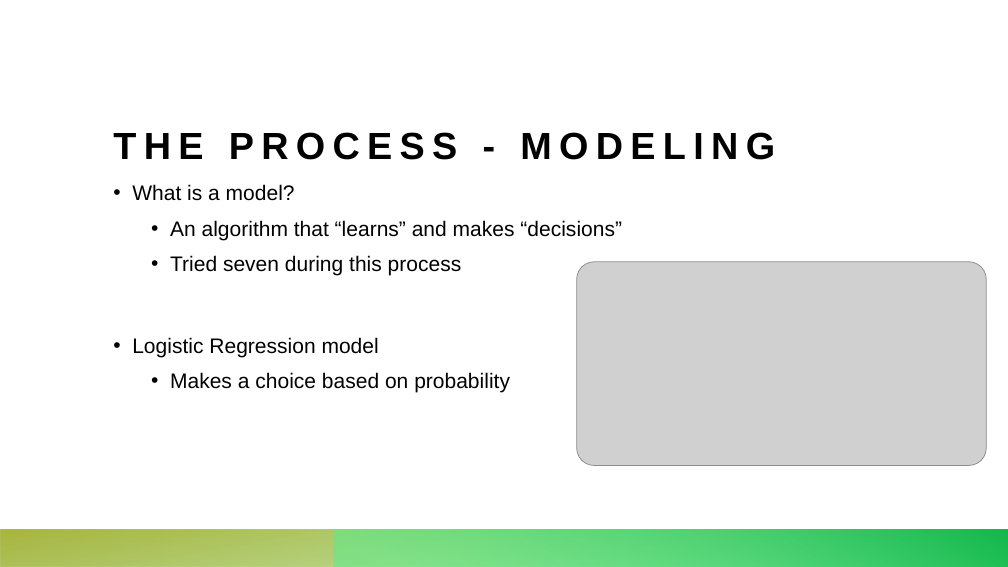
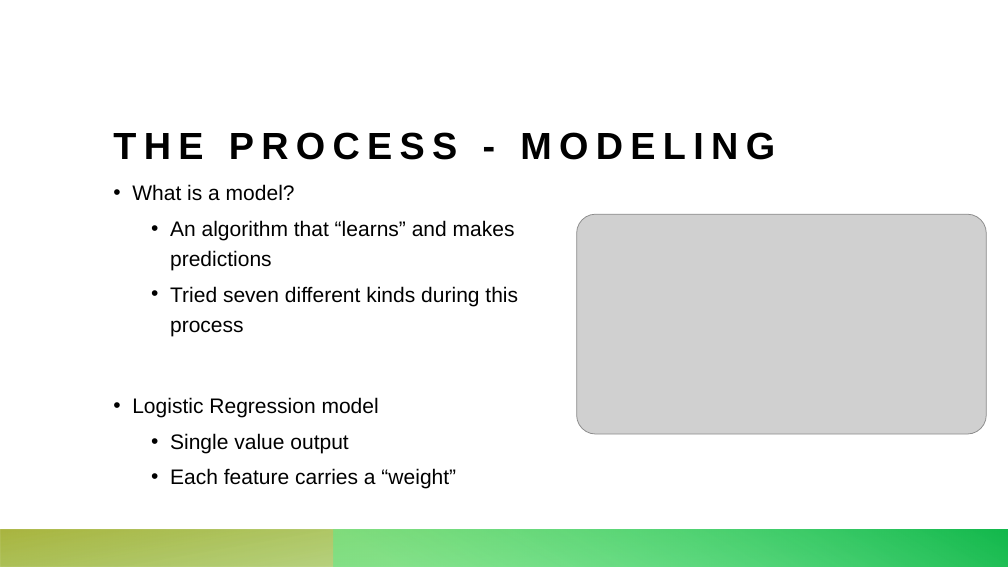
Before and after one commit to dfuller22/UFC_Fight_Predictor, a slide deck: slide 5 of Mod3.2_Proj_Exec.pptx. Drawn at 1008x567 pixels with LibreOffice and Linux fonts; fonts in the diff are those of the drawing; grey boxes stand for pictures. Boxes give left, top, right and bottom in pixels: in the first picture for what was removed or moved away, otherwise in the second. Text is boxed around its words. In the diff, an @@ line names an element or a change of style, - is before the commit and + after.

```diff
--- a/Mod3.2_Proj_Exec.pptx
+++ b/Mod3.2_Proj_Exec.pptx
@@ text at [170, 220, 518, 336]: text changed @@
-  • An algorithm that “learns” and makes “decisions”
-  • Tried seven during this process
+  • An algorithm that “learns” and makes predictions
+  • Tried seven different kinds during this process
@@ picture: place and size @@
-picture at [577, 262, 987, 465]
+picture at [577, 214, 987, 434]
@@ text at [170, 433, 456, 489]: text changed @@
-  • Makes a choice based on probability
+  • Single value output
+  • Each feature carries a “weight”
```
Also in this commit, not shown: 5 other slides changed, 1 slide added, 2 other files.
